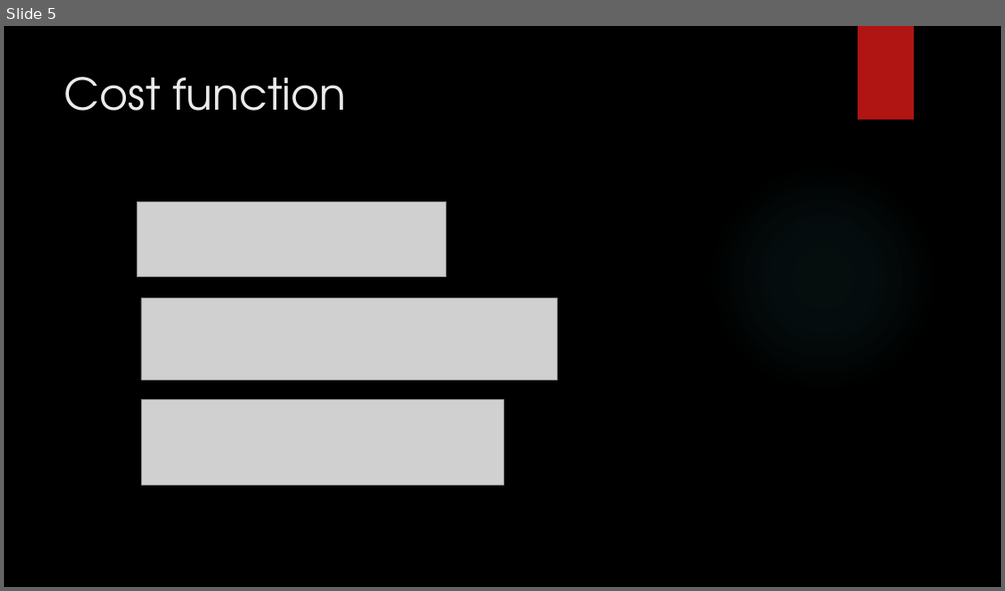
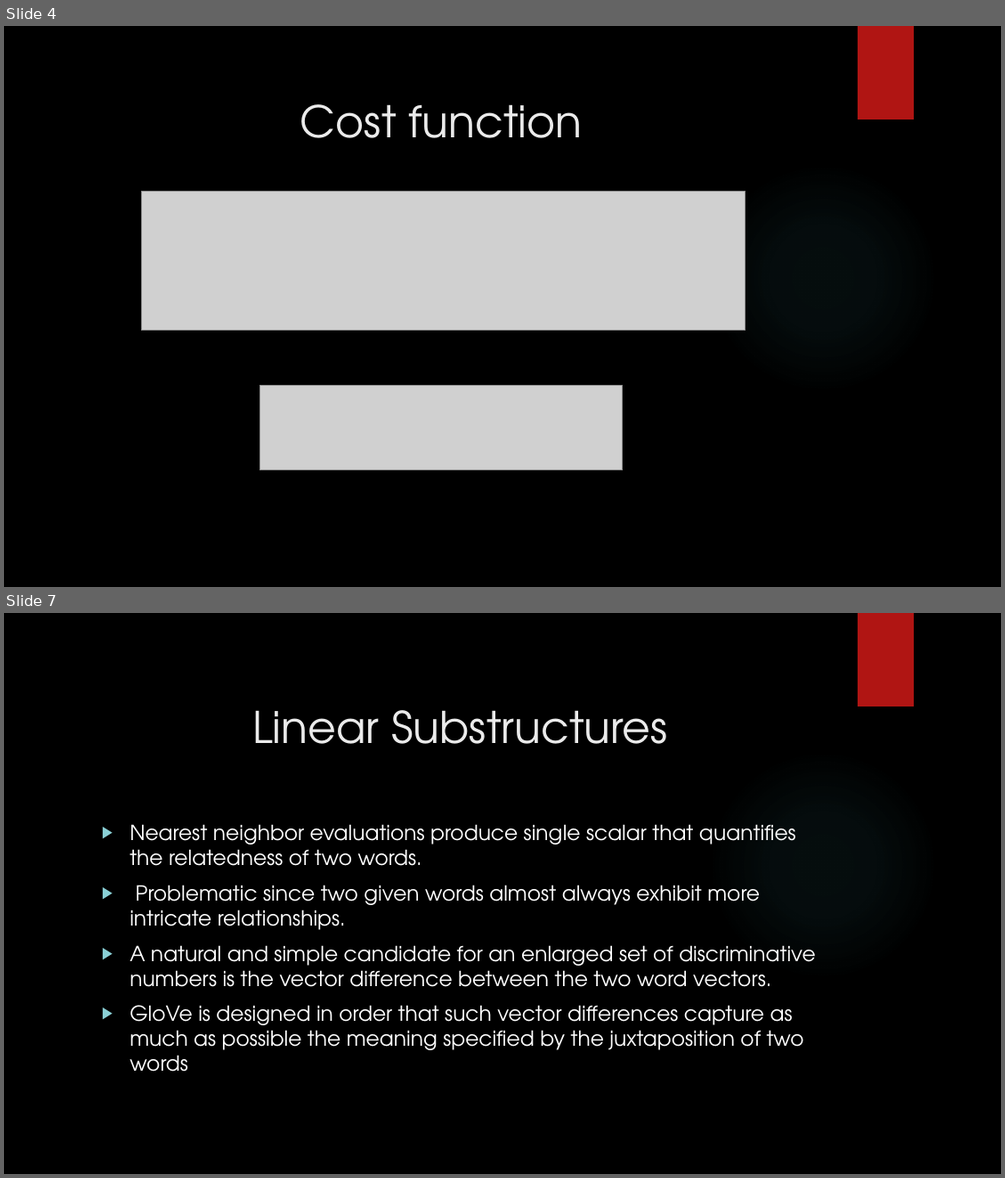
Before and after one commit to ThePiyushGupta/SarcasmTargetDetection, a slide deck: Presentation/Glove.pptx. Shown one above the other, each under a label of ours: slide 5 before the commit, slides 4 and 7 after it; the slides between them are not shown. The pictures are 1005x591 and 1005x1178 pixels, drawn with LibreOffice and Linux fonts; fonts in the diff are those of the drawing; grey boxes stand for pictures; background and template pictures are left out. Boxes give left, top, right and bottom in pixels: in the first picture for what was removed or moved away, otherwise in the second. Text is boxed around its words. In the diff, an @@ line names an element or a change of style, - is before the commit and + after.

```diff
--- a/Presentation/Glove.pptx
+++ b/Presentation/Glove.pptx
@@ slide 7 added at (4,613,1001,1174), background picture (left out); not listed: 2 template elements that a slide beside it also shows @@
@@ title added at (252,710,667,744), 42 pt, text #EBEBEB @@
+Linear Substructures
@@ text added at (129,824,815,1071), 20 pt, text #FFFFFF @@
+▶ Nearest neighbor evaluations produce single scalar that quantifies the relatedness of two words.
+▶ Problematic since two given words almost always exhibit more intricate relationships.
+▶ A natural and simple candidate for an enlarged set of discriminative numbers is the vector difference between the two word vectors.
+▶ GloVe is designed in order that such vector differences capture as much as possible the meaning specified by the juxtaposition of two words
@@ what was slide 5 is now slide 4 @@
@@ slide 4 changed as well @@
@@ title "Cost function" at (300,104,582,138): alignment left to centre; vertical alignment top to middle @@
@@ picture removed at (138,201,446,276) @@
@@ picture: place and size @@
-picture at (141,298,558,379)
+picture at (141,192,745,330)
@@ picture: place and size @@
-picture at (141,400,503,484)
+picture at (259,385,623,469)
```
Also in this commit, not shown: 4 other slides changed, 3 other slides added, 1 slide removed, 5 other files.
